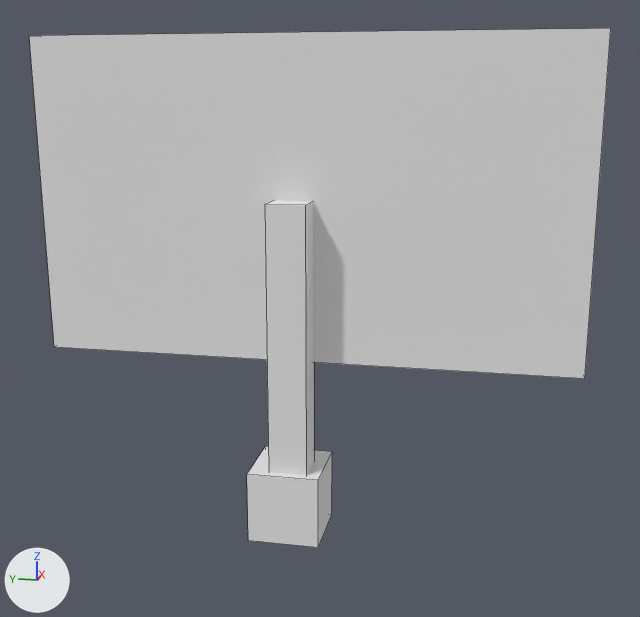
Renders of the Blender file Assets/models/monitor.blend from each side of a commit.
Camera for both pictures: a camera (50 mm lens) standing at (-6.47, -0.79, 3.15) and looking at (-1.02, 0.3, 1.79). Lighting does not change. The marker at lower left points along +X, +Y and +Z. Mesh edges are drawn as thin lines.
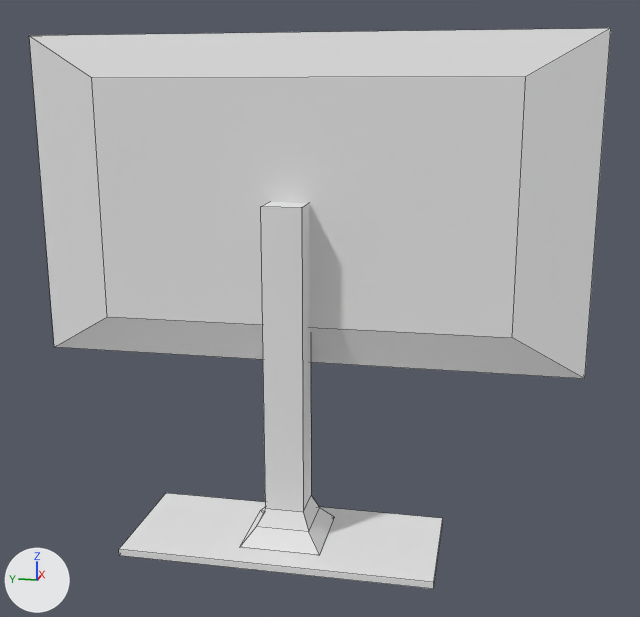
Location of each change, [x1, y1, x2, y2] in pixels of the pictures (640 x 617 px):
'Cube.001', reshaped (8% taller)
    before: [29, 28, 611, 547]
    after: [29, 28, 611, 589]

Edits to the bpy script that builds the scene:
```text
Change me_cube_001:
    used by ob_cube_001; location = (0.248, -0.317, 2.435); scale = (1.07, 1.07, 1.07)
    remove me_cube_001.from_pydata(...)  # 24 vertices, 18 faces; spans x -1.27..-0.81, y -1.0..2.44, z -2.15..1.0
    add me_cube_001.from_pydata(...)  # 48 vertices, 42 faces; spans x -1.61..-0.81, y -1.0..2.44, z -2.15..1.0
    me_cube_001 part 1
    6 faces are deleted
    8 vertices in x -1.21..-0.97, y 0.66..0.9, z -2.15..0.02 move by (-0.1, 0.0, 0.0)
    8 vertices move from x -1.27..-0.81, y 0.57..1.03, z -2.14..-1.68 to x -1.61..-0.81, y -0.18..1.76, z -2.13..-2.09
    24 vertices are added at x -1.45..-0.84, y -0.84..2.28, z -2.09..0.91
    30 new faces join them
```
